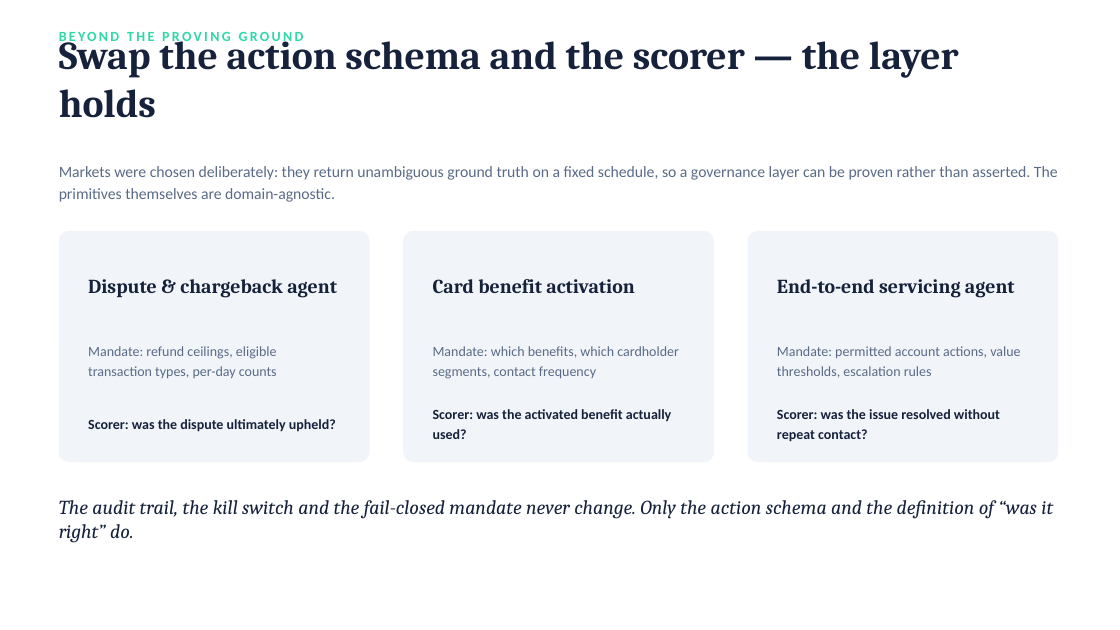
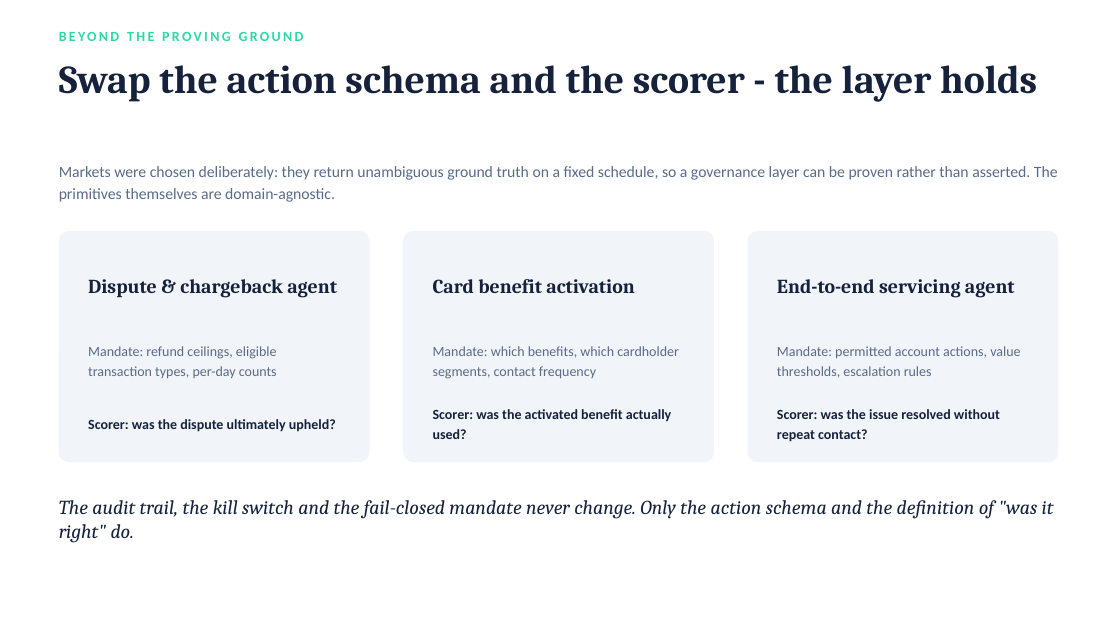
Before and after one commit to hasil7677/finLM, a slide deck: slide 9 of finLM_CodeStreet2026.pptx. Drawn at 1120x630 pixels with LibreOffice and Linux fonts; fonts in the diff are those of the drawing. Boxes give left, top, right and bottom in pixels: in the first picture for what was removed or moved away, otherwise in the second. Text is boxed around its words. In the diff, an @@ line names an element or a change of style, - is before the commit and + after.

```diff
--- a/finLM_CodeStreet2026.pptx
+++ b/finLM_CodeStreet2026.pptx
@@ text at box(59, 65, 1037, 102): text changed @@
-Swap the action schema and the scorer — the layer holds
+Swap the action schema and the scorer - the layer holds
@@ text at box(59, 500, 1054, 543): text changed @@
-The audit trail, the kill switch and the fail-closed mandate never change. Only the action schema and the definition of “was it right” do.
+The audit trail, the kill switch and the fail-closed mandate never change. Only the action schema and the definition of "was it right" do.
```
Also in this commit, not shown: 10 other slides changed, 42 other files.
